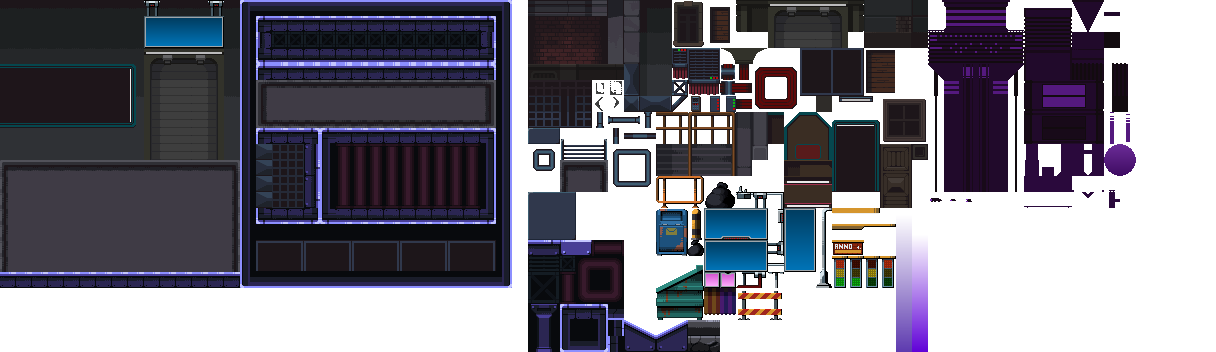
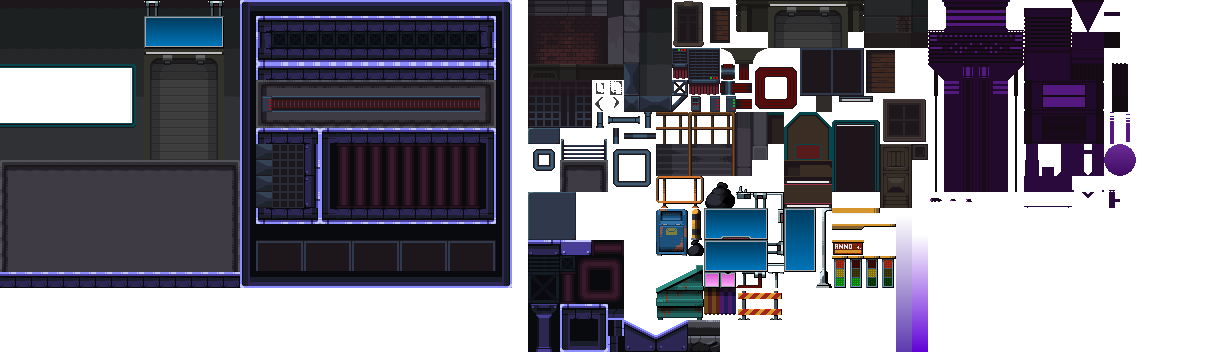
Layers edited between the first and the second (1216, 352) image:
added layer "line #2" above "Pasted Layer #2" over [262, 96, 480, 112]
painted on "Pasted Layer #1" over [0, 68, 132, 123]
